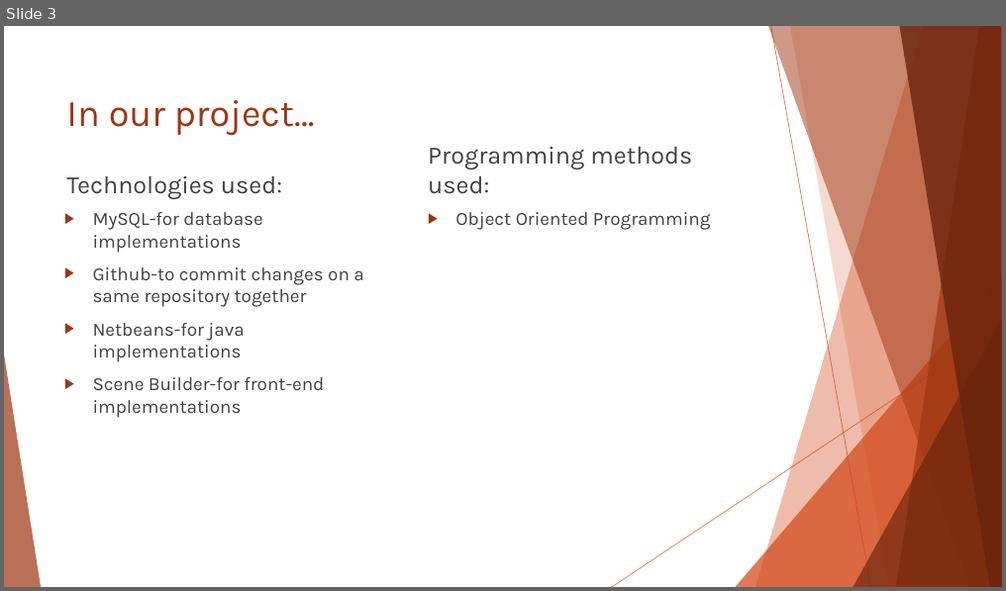
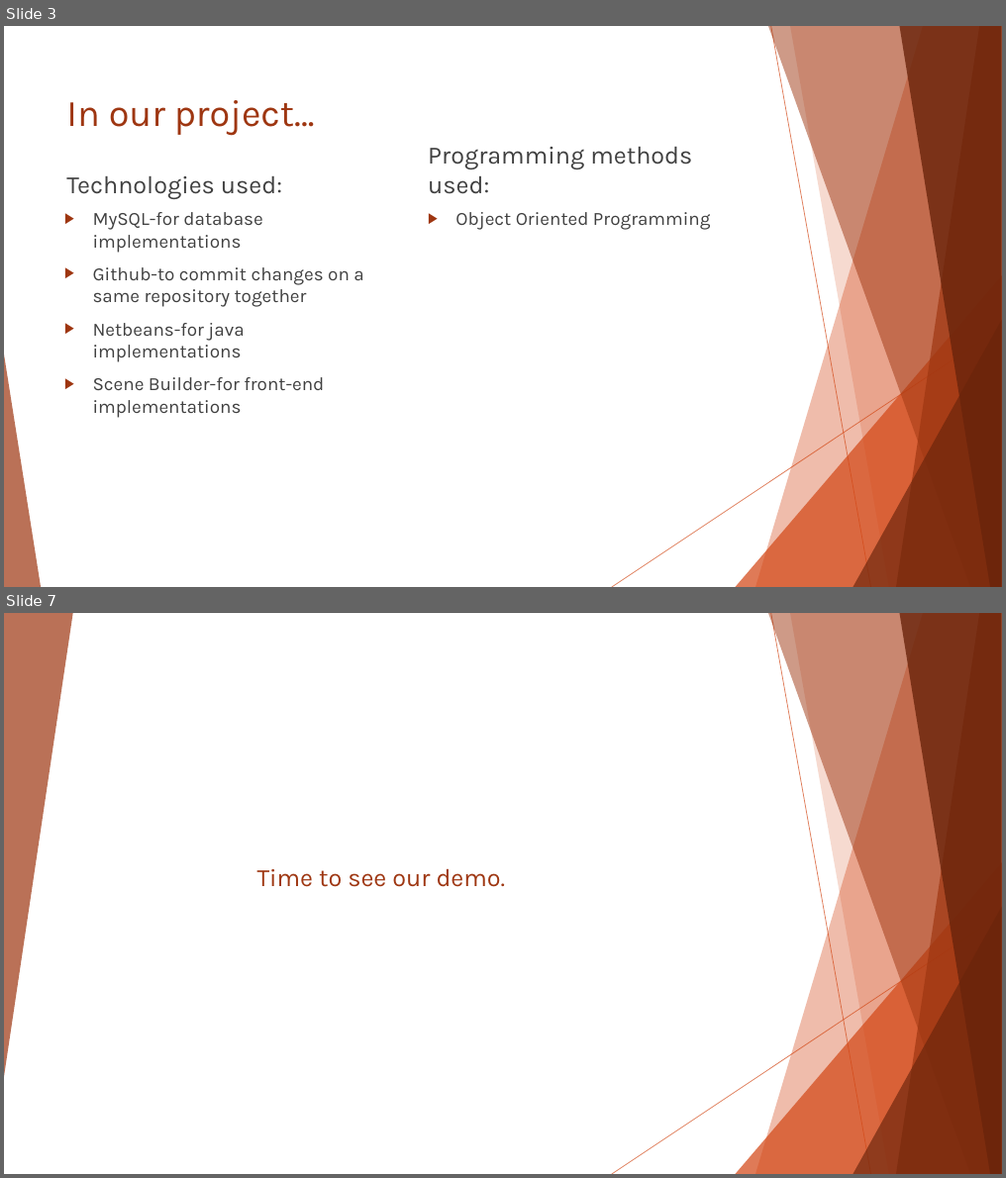
Before and after one commit to firstvenus/Database2-Marketing, a slide deck: database.pptx. Shown one above the other, each under a label of ours: slide 3 before the commit, slides 3 and 7 after it; the slides between them are not shown. The pictures are 1006x591 and 1006x1178 pixels, drawn with LibreOffice and Linux fonts; fonts in the diff are those of the drawing. Boxes give left, top, right and bottom in pixels: in the first picture for what was removed or moved away, otherwise in the second. Text is boxed around its words. In the diff, an @@ line names an element or a change of style, - is before the commit and + after.

```diff
--- a/database.pptx
+++ b/database.pptx
@@ slide 7 added at [4,613,1002,1174], background #FFFFFF; not listed: 9 template elements that a slide beside it also shows @@
@@ triangle added at [4,613,73,1077], fill #9E3611 at 70% opacity @@
@@ title added at [257,868,506,887], 24 pt, text #9E3611 @@
+Time to see our demo.
```
Also in this commit, not shown: 2 slides changed, 2 other slides added, 3 slides removed.
